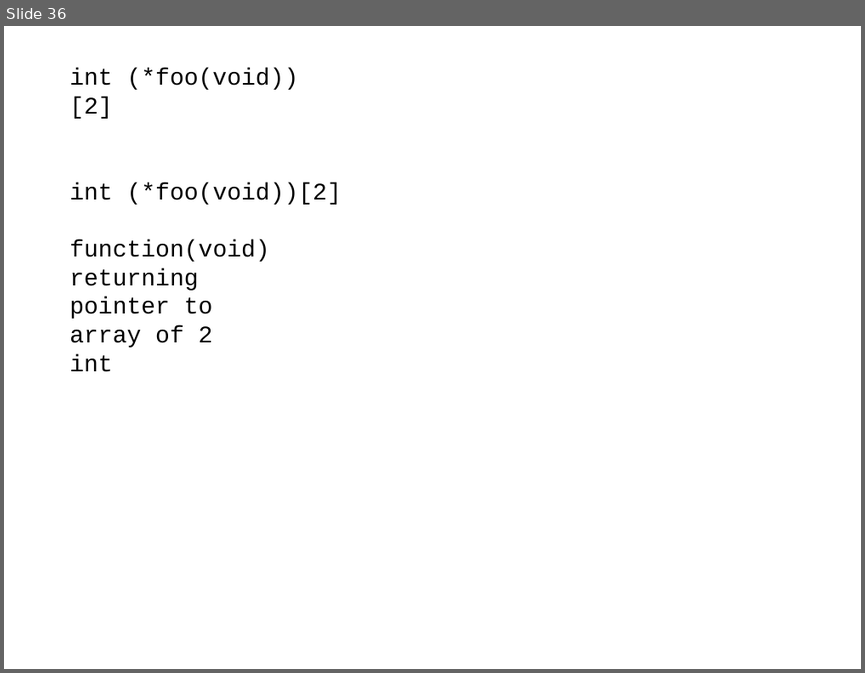
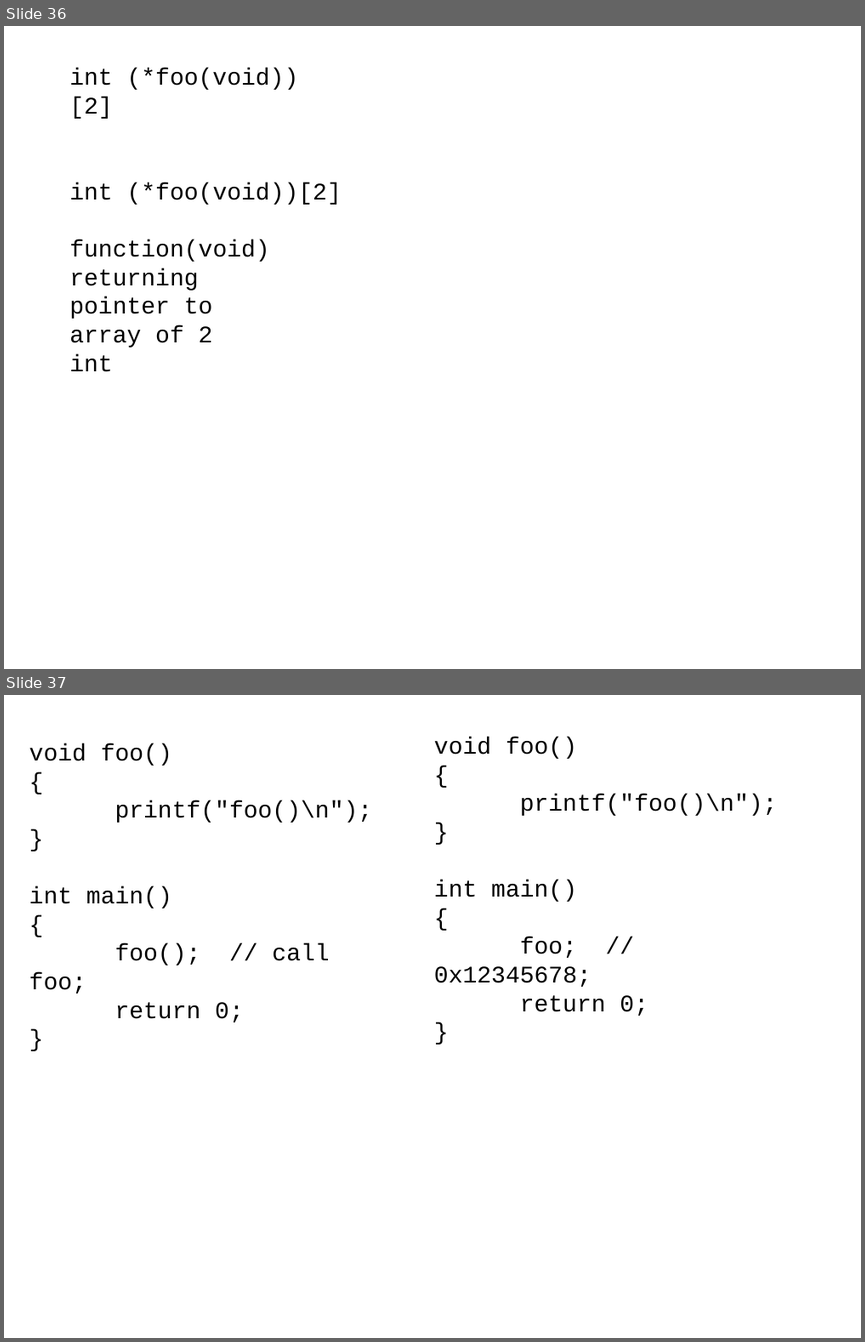
Before and after one commit to chisun-joung/osdsalgo_c, a slide deck: 01_day.pptx. Shown one above the other, each under a label of ours: slide 36 before the commit, slides 36 and 37 after it. The pictures are 865x673 and 865x1342 pixels, drawn with LibreOffice and Linux fonts; fonts in the diff are those of the drawing. Boxes give left, top, right and bottom in pixels: in the first picture for what was removed or moved away, otherwise in the second. Text is boxed around its words. In the diff, an @@ line names an element or a change of style, - is before the commit and + after.

```diff
--- a/01_day.pptx
+++ b/01_day.pptx
@@ slide 37 added at [4,695,861,1338], background #FFFFFF @@
@@ text added at [30,743,373,1022], 20 pt, text #000000 @@
+void foo()
+{
+printf("foo()\n");
+}
+int main()
+{
+foo(); // call foo;
+return 0;
+}
@@ text added at [434,737,778,1015], 20 pt, text #000000 @@
+void foo()
+{
+printf("foo()\n");
+}
+int main()
+{
+foo; // 0x12345678;
+return 0;
+}
```
Also in this commit, not shown: 1 slide changed, 7 other slides added, 1 other file.
